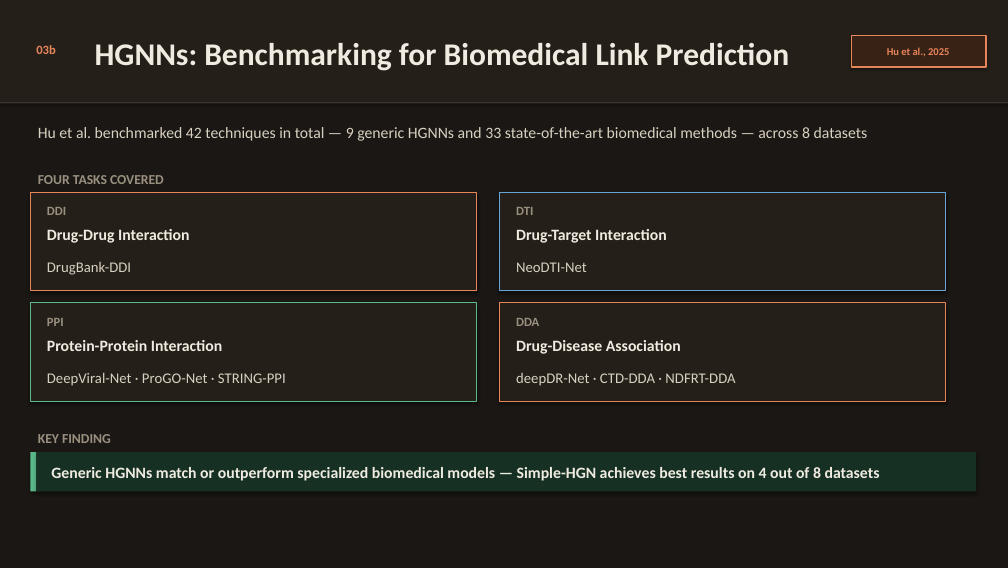
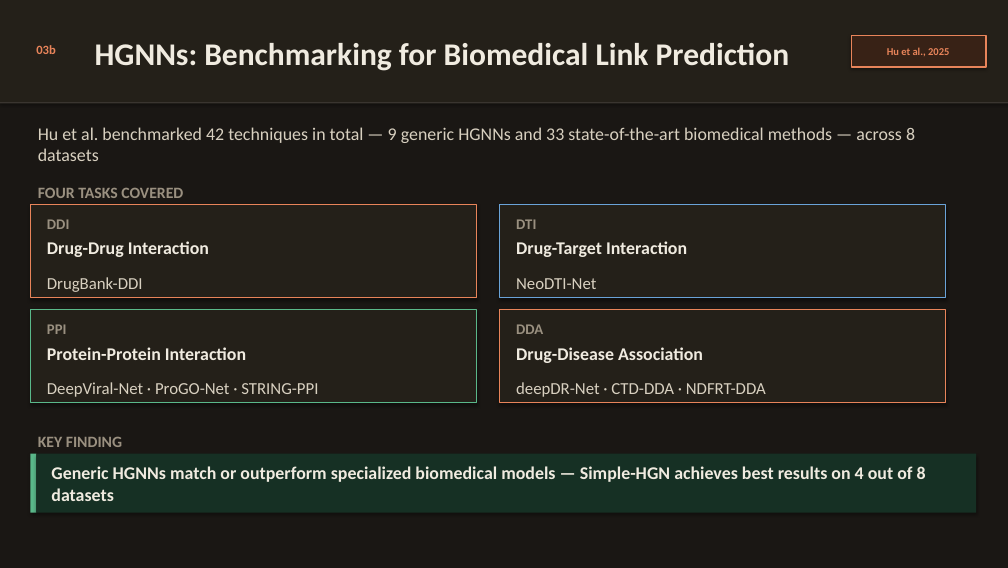
Before and after one commit to yc-02/yc-02.github.io, a slide deck: slide 5 of download/slides.pptx. Drawn at 1008x568 pixels with LibreOffice and Linux fonts; fonts in the diff are those of the drawing. Boxes give left, top, right and bottom in pixels: in the first picture for what was removed or moved away, otherwise in the second. Text is boxed around its words. In the diff, an @@ line names an element or a change of style, - is before the commit and + after.

```diff
--- a/download/slides.pptx
+++ b/download/slides.pptx
@@ size 15 to 17 pt in 6 elements at [47,347,246,360], [516,347,703,363], [51,466,926,501], [47,241,209,257], [516,241,687,257], [38,127,915,161] @@
@@ text "FOUR TASKS COVERED" at [38,188,183,198]: size 13 to 15 pt @@
@@ rectangle: place and size @@
-rectangle at [30,192,477,291]
+rectangle at [30,204,477,297]
@@ rectangle: place and size @@
-rectangle at [499,192,946,291]
+rectangle at [499,204,946,297]
@@ text "DDI": place and size @@
-text "DDI" at [47,207,66,215]
+text "DDI" at [47,219,69,229]
@@ size 12 to 14 pt in 4 elements at [516,324,543,334], [47,324,67,334], [47,219,69,229], [516,219,536,229] @@
@@ 4 texts: place and size @@
-4 texts at [47,229,735,386]
+4 texts at [47,241,766,397]
@@ text "DTI": place and size @@
-text "DTI" at [516,207,533,215]
+text "DTI" at [516,219,536,229]
@@ size 14 to 16 pt in 4 elements at [47,382,318,397], [516,382,766,397], [47,277,143,292], [516,278,596,289] @@
@@ 3 texts: place and size @@
-3 texts at [38,175,587,275]
+3 texts at [38,188,596,292]
@@ rectangle: place and size @@
-rectangle at [30,303,477,401]
+rectangle at [30,310,477,403]
@@ rectangle: place and size @@
-rectangle at [499,303,946,401]
+rectangle at [499,310,946,403]
@@ text "Protein-Protein Interaction": place and size @@
-text "Protein-Protein Interaction" at [47,340,222,351]
+text "Protein-Protein Interaction" at [47,347,246,360]
@@ text "Drug-Disease Association": place and size @@
-text "Drug-Disease Association" at [516,340,681,354]
+text "Drug-Disease Association" at [516,347,703,363]
@@ text "KEY FINDING" at [38,437,122,447]: size 13 to 15 pt @@
@@ rectangle: place and size @@
-rectangle at [30,452,36,491]
+rectangle at [30,453,36,512]
@@ rectangle: place and size @@
-rectangle at [36,452,976,491]
+rectangle at [36,453,976,512]
```
Also in this commit, not shown: 20 other slides changed, 2 slides added, 1 other file.
